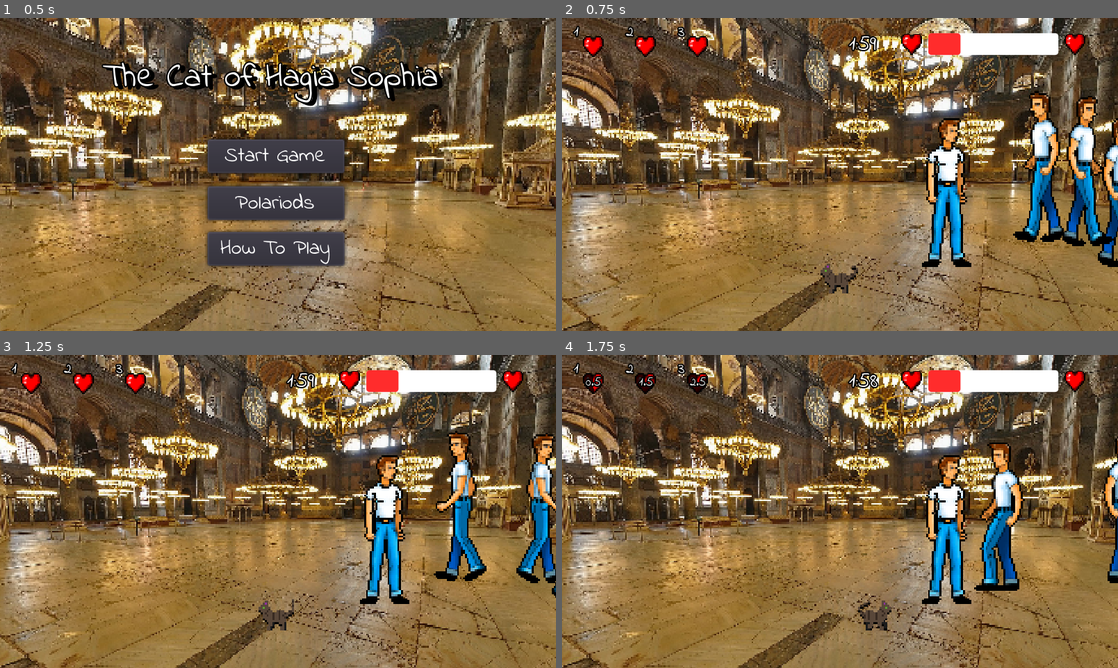
Above: before the commit, frames 1-4 (two rows, left to right).
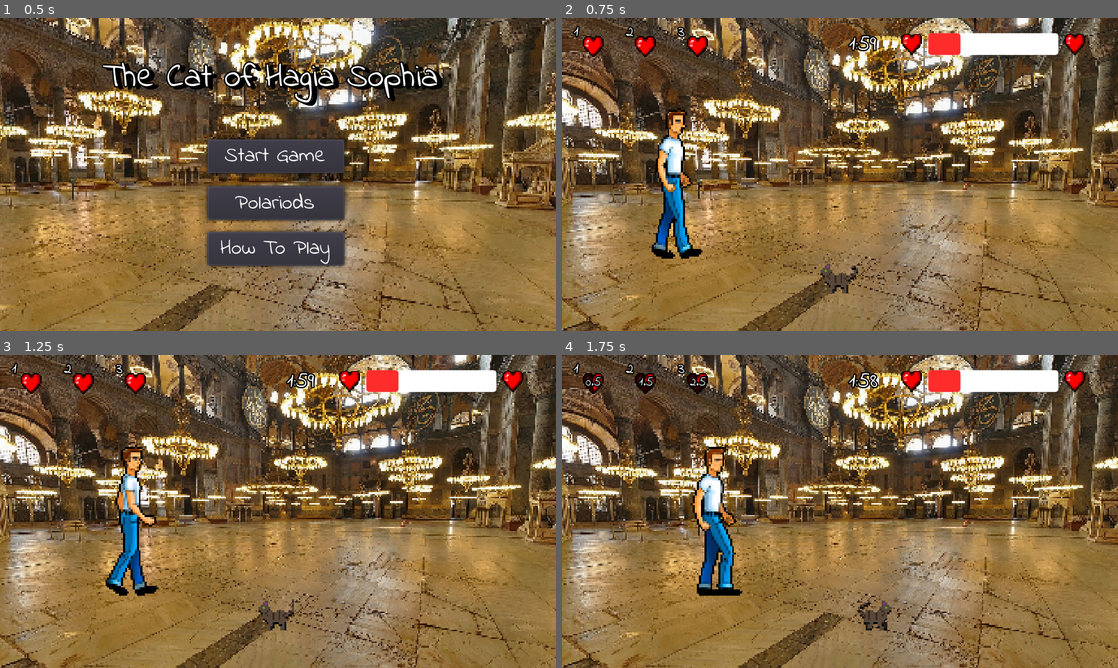
Above: after the commit, the same moments.

Repository: Frozander/BAUGamejam2021
Game: Godot game, scene res://Scenes/TitleScreen.tscn
Two runs of this game, one before a commit and one after it. Both use one fixed random seed, a clock stepped at 60 frames per second and the inputs below. Sound files missing from this copy of the repository are replaced by a short silence.
Inputs:
- Up to frame 1 (0.5 s): no input
- Up to frame 2 (0.75 s): click "Start Game" at 0.5 s
- Up to frame 3 (1.25 s): no input
- Up to frame 4 (1.75 s): tap Enter (ui_accept) at 1.25, 1.52 s; hold Right (ui_right) from 1.28 s (still down)

Frame 1 is identical in both runs. In frame 2, 9.6% of the frame differs, in the area x 16-100%, y 23-80%; in frame 3, 8.2%; in frame 4, 7.6%.

Commit message:
trying to add person cat interaction

Diff:
--- a/Assets/Scripts/Game.gd
+++ b/Assets/Scripts/Game.gd
@@ -2,8 +2,8 @@
 
 const ZONE_X = 210 #width of move zone
 const ZONE_Y = 40
-const PERSON_COUNT = 4
-const PERSON_HEARING_MEOW_LOWER_LIMIT = 75
+const PERSON_COUNT = 1
+const PERSON_HEARING_MEOW_LOWER_LIMIT = 60
 
 const PART_CHANGE_X_GAP = 70
 
--- a/Assets/Scripts/Person.gd
+++ b/Assets/Scripts/Person.gd
@@ -1,6 +1,7 @@
 extends Area2D
 
 const SPEED_Y_REF = [.25,0,0,0,-.25]
+const MAX_CAT_FOLLOWING_DISTANCE = 125
 
 var speed_x = .5
 var speed_y = 0
@@ -8,11 +9,13 @@
 var direction = 1
 var delta_count = 0
 var is_walking = false
+var is_going_to_cat = false
+var is_waiting_cat = false
+var cat: Node2D
 
-var movment = Vector2()
+var movement = Vector2()
 
 
-# Called when the node enters the scene tree for the first time.
 func _ready():
 	delta_count = rand_range(-2,2)
 	calc_move()
@@ -20,25 +23,40 @@
 func _process(delta):
 	delta_count += delta
 
-	if(delta_count > 3):
+	if delta_count > 3 and not is_going_to_cat and not is_waiting_cat:
 		calc_move()
 
-	if is_walking:
-		movment.x = speed_x * direction
-		movment.y = speed_y * direction
+	if is_walking and not is_going_to_cat and not is_waiting_cat:
+		movement.x = speed_x * direction
+		movement.y = speed_y * direction
 		var areas = get_overlapping_areas()
 		for area in areas:
 			if "Person" in area.name:
 				collide_with_person(area)
 			else:
 				exclusion_check(area)
-		self.position += movment
+		self.position += movement
 		self.z_index = $BodyShape.position.y
+
+	if not self.cat:
+		return
+
+	var dist_to_cat = position.distance_to(cat.position)
+	if (is_going_to_cat or is_waiting_cat) and dist_to_cat > MAX_CAT_FOLLOWING_DISTANCE:
+		stop_following_cat()
+	if is_going_to_cat:
+		face_to_cat()
+		if dist_to_cat < 55:
+			wait_for_cat()
+		else:
+			go_to_cat()
+
 
 func calc_move():
 	direction = rand_dir()
 	delta_count = 0
 	is_walking = rand_bool()
+	speed_x = .5
 	speed_y = SPEED_Y_REF[randi() % SPEED_Y_REF.size()]
 	if is_walking:
 		idle()
@@ -50,10 +68,7 @@
 	return pow(-1, randi() % 2);
 
 func rand_bool():
-	var val = true
-	if randi() % 2:
-		val = false
-	return val
+	return randi() % 2 == 0
 
 func walk():
 	$AnimatedSprite.play("walk")
@@ -64,28 +79,62 @@
 	is_walking = false
 
 func on_hear_meow(cat):
-	print("I can hear cat")
+	is_going_to_cat = true
+	self.cat = cat
+	face_to_cat()
+
+func go_to_cat():
+	is_going_to_cat = true
+	if is_waiting_cat:
+		is_going_to_cat = false
+		return
+	$AnimatedSprite.play("walk")
+	movement.x = speed_x * direction
+	movement.y = speed_y * direction
+	position += movement
+
+func wait_for_cat():
+	is_waiting_cat = true
+	is_walking = false
+	$AnimatedSprite.play("pet")
+	$AnimatedSprite.stop()
+
+func pet_cat():
+	$AnimatedSprite.play("pet")
+
+func face_to_cat():
+	if position.x < cat.position.x:
+		direction = 1
+	else:
+		direction = -1
+	self.scale = Vector2(direction, 1)
+
+func stop_following_cat():
+	is_waiting_cat = false
+	is_going_to_cat = false
+	is_walking = true
+	calc_move()
 
 func exclusion_check(area):
 	match area.name:
 		"TopExclusion":
-			movment.y = 0 if movment.y < 0 else movment.y
+			movement.y = 0 if movement.y < 0 else movement.y
 		"BottomExclusion":
-			movment.y = 0 if movment.y > 0 else movment.y
+			movement.y = 0 if movement.y > 0 else movement.y
 		"LeftExclusion":
-			movment.x = 0 if movment.x < 0 else movment.x
+			movement.x = 0 if movement.x < 0 else movement.x
 		"RightExclusion":
-			movment.x = 0 if movment.x > 0 else movment.x
+			movement.x = 0 if movement.x > 0 else movement.x
 
 func collide_with_person(person_area):
 	if global_position.x < person_area.global_position.x:
-		movment.x = 0 if movment.x > 0 else movment.x
+		movement.x = 0 if movement.x > 0 else movement.x
 	if global_position.x > person_area.global_position.x:
-		movment.x = 0 if movment.x < 0 else movment.x
+		movement.x = 0 if movement.x < 0 else movement.x
 	if global_position.y < person_area.global_position.y:
-		movment.y = 0 if movment.y > 0 else movment.y
+		movement.y = 0 if movement.y > 0 else movement.y
 	if global_position.y > person_area.global_position.y:
-		movment.y = 0 if movment.y < 0 else movment.y
+		movement.y = 0 if movement.y < 0 else movement.y
 
 func _on_Person_area_entered(area):
 #	print("Person Area Entered: %s" % area.name)
Not shown: 2 places in Assets/Prefabs/Person.tscn that only renumber resources
